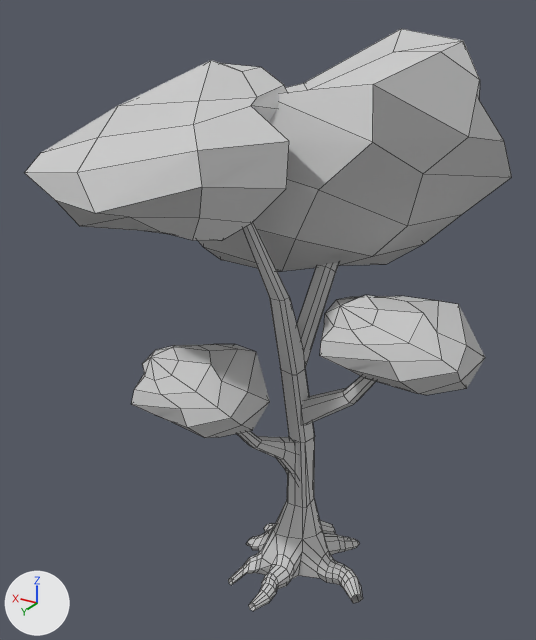
An edit to the FBX model Critters_Project/Content/Assets/Environment/Trees/Tree_Env_03.FBX, drawn before and after from the same camera.
Rendered twice from a 50 mm lens placed at (-17.8, 31.8, 31.5), pointed at (2.5, -2.0, 14.6). Lighting does not change. The marker at lower left points along +X, +Y and +Z. Mesh edges are drawn as thin lines. Where no turn or scale is listed for an object, it has been applied to the vertices.

Names of what the first picture shows: 'Tree_Env_03'.
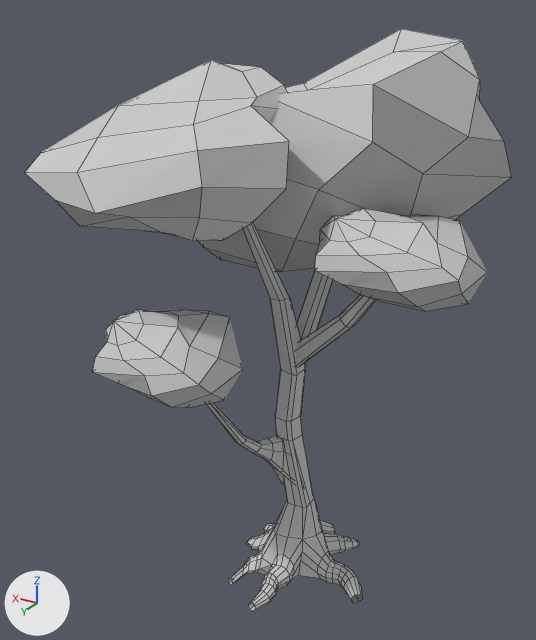
Edits to the bpy script that builds the scene:
```text
Change me_mesh:
    used by ob_tree_env_03; location = (0.0, 0.0, 0.0)
    remove me_mesh.from_pydata(...)  # 656 vertices, 637 faces; spans x -10.4..11.1, y -16.1..9.4, z -0.8..30.3
    add me_mesh.from_pydata(...)  # 680 vertices, 661 faces; spans x -10.0..11.1, y -16.1..9.4, z -0.8..30.3
    me_mesh part 1
    21 faces are deleted
    57 vertices in x -10.0..-2.7, y -3.7..3.4, z 12.5..18.6 move by (0.4, 0.0, 4.2)
    34 vertices in x -0.5..6.2, y -0.3..6.8, z 10.6..15.0 move by (0.1, 2.4, 2.9)
    17 vertices in x -1.4..0.1, y -1.1..0.4, z 5.3..8.7 move by (0.7, 0.2, 0.0)
    10 vertices in x -9.7..-2.9, y -2.0..3.5, z 12.9..18.1 move by (0.3, 0.0, 4.2)
    9 vertices in x 1.2..6.0, y 1.7..6.8, z 10.9..14.6 move by (0.0, 2.4, 2.9)
    7 vertices in x -10.4..-3.7, y -2.2..2.6, z 13.0..18.1 move by (0.4, 0.0, 4.1)
    45 vertices move from x -1.2..6.2, y -1.0..6.5, z 7.5..14.6 to x -0.8..6.3, y -0.7..8.8, z 7.4..17.5
    24 vertices are added at x -0.6..2.5, y -0.8..5.6, z 7.4..15.0
    45 new faces join them, mat_trunk (light grey #cacaca)
```

What differs and where, as boxes [x1, y1, x2, y2] in the pictures (536 x 640 px):
part 1 of me_mesh, built on
    before: [132, 295, 485, 508]
    after: [93, 208, 487, 508]
